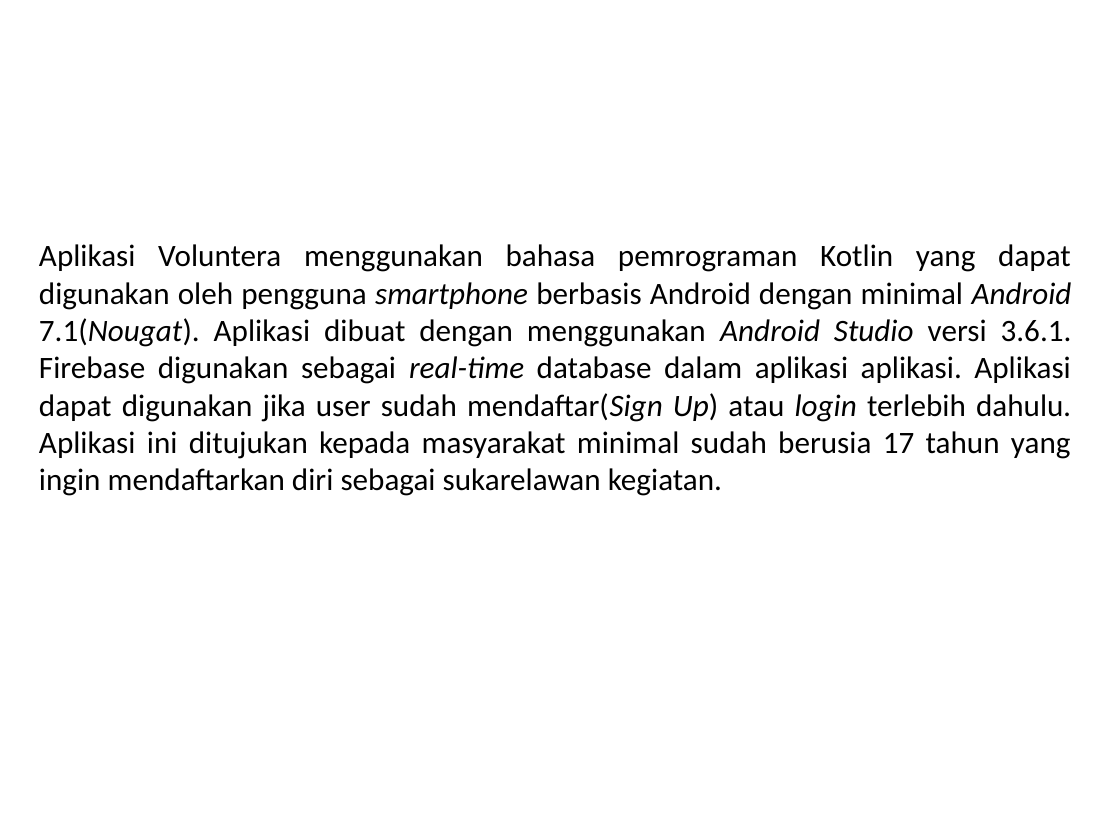
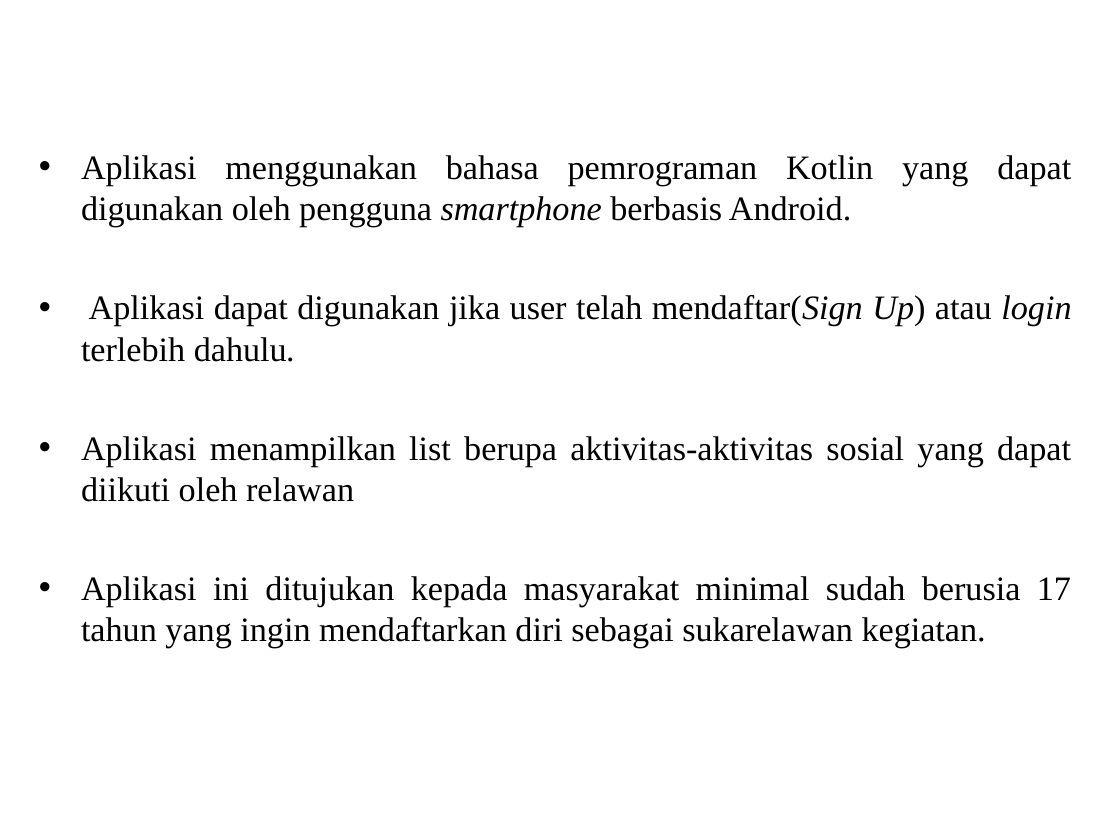
Before and after one commit to Alahaz/Penulisan-Ilmiah, a slide deck: slide 4 of Lain-lain/10106195_Slide_Presentasi.ppt. Drawn at 1120x840 pixels with LibreOffice and Linux fonts; fonts in the diff are those of the drawing; background and template pictures are left out. Boxes give left, top, right and bottom in pixels: in the first picture for what was removed or moved away, otherwise in the second. Text is boxed around its words. In the diff, an @@ line names an element or a change of style, - is before the commit and + after.

```diff
--- a/Lain-lain/10106195_Slide_Presentasi.ppt
+++ b/Lain-lain/10106195_Slide_Presentasi.ppt
@@ text at (x1=81, y1=155, x2=1071, y2=648): text changed; size 20 to 22 pt; font Calibri to Times New Roman @@
-Aplikasi Voluntera menggunakan bahasa pemrograman Kotlin yang dapat digunakan oleh pengguna smartphone berbasis Android dengan minimal Android 7.1(Nougat). Aplikasi dibuat dengan menggunakan Android Studio versi 3.6.1. Firebase digunakan sebagai real-time database dalam aplikasi aplikasi. Aplikasi dapat digunakan jika user sudah mendaftar(Sign Up) atau login terlebih dahulu. Aplikasi ini ditujukan kepada masyarakat minimal sudah berusia 17 tahun yang ingin mendaftarkan diri sebagai sukarelawan kegiatan.
+• Aplikasi menggunakan bahasa pemrograman Kotlin yang dapat digunakan oleh pengguna smartphone berbasis Android.
+• Aplikasi dapat digunakan jika user telah mendaftar(Sign Up) atau login terlebih dahulu.
+• Aplikasi menampilkan list berupa aktivitas-aktivitas sosial yang dapat diikuti oleh relawan
+• Aplikasi ini ditujukan kepada masyarakat minimal sudah berusia 17 tahun yang ingin mendaftarkan diri sebagai sukarelawan kegiatan.
```
Also in this commit, not shown: 4 other slides changed, 6 slides added, 1 slide removed, 3 other files.
